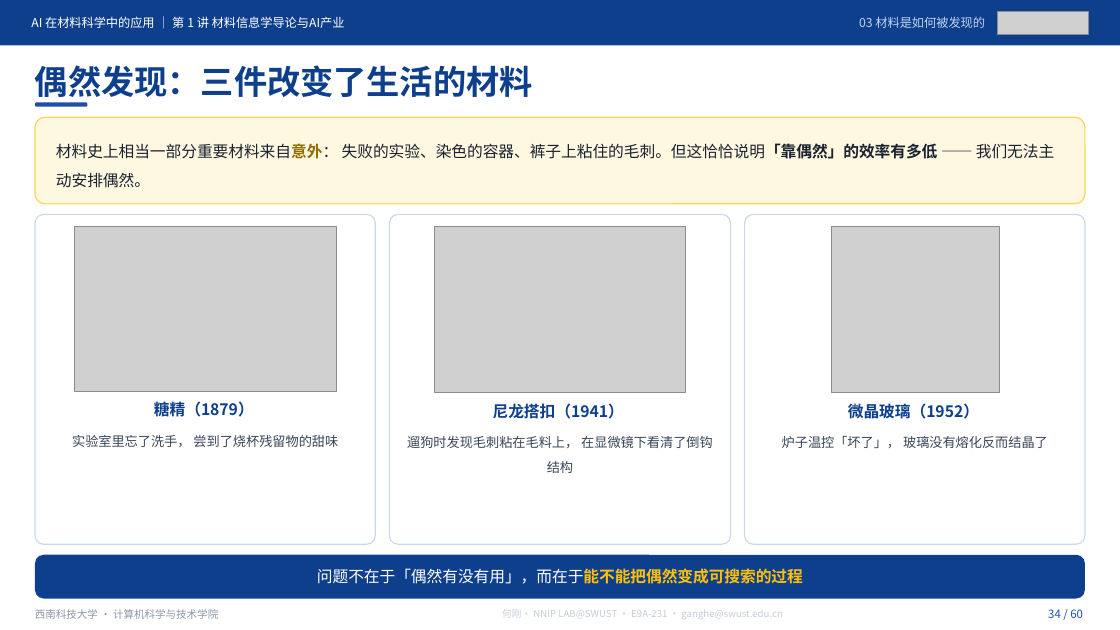
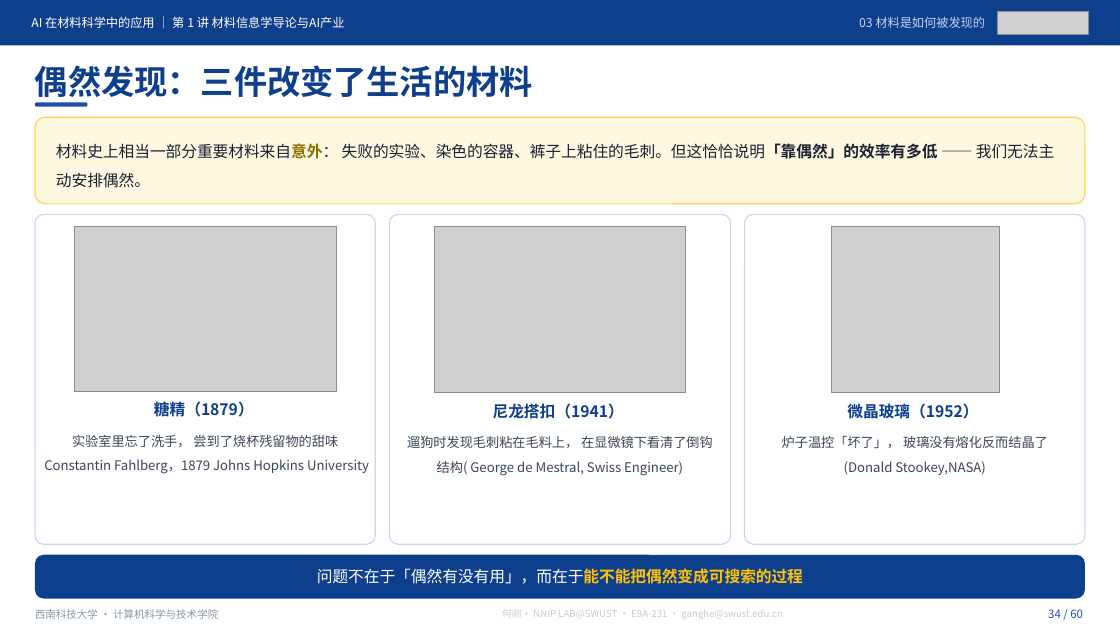
Before and after one commit to cosfrist/Applications-of-Artificial-Intelligence-in-Materials-Science-SWUST, a slide deck: slide 34 of lectures/01-材料信息学导论与AI产业/AI在材料科学中的应用-第1讲 材料信息学导论与AI产业-V5.pptx. Drawn at 1120x630 pixels with LibreOffice and Linux fonts; fonts in the diff are those of the drawing; grey boxes stand for pictures. Boxes give left, top, right and bottom in pixels: in the first picture for what was removed or moved away, otherwise in the second. Text is boxed around its words. In the diff, an @@ line names an element or a change of style, - is before the commit and + after.

Commit message:
第1讲：按 2026-11-05 手动修订版课件更新配套文件
课件
- 4 497 468 → 6 132 823 B（SHA 436d586b…），页数仍 60，备注 60/60 未变
- 配图改动：P16 新增 1 张（化学空白区，1696×918）、P17 换 1 张、P18 换 2 张、P22 换 1 张、P46 由 1 张增至 4 张
- 图片对象 88 → 92，唯一媒体 27 → 31
- 文字改动：P53 第五部分分区名「课程地图与学术诚信」→「课程结构与 AI 使用规范」；P54 页标题「16 讲课程地图」→「16 讲课程」

配套文件
- source_index-V5.md：第 2 节图片元数据按新课件重建（37 行，part / SHA256 前 12 位 / 像素 / 显示尺寸 / srcRect），
  生成规则经旧课件自检——用同一脚本复现旧表 33/33 行完全一致后再套用新课件
- 讲义-第1讲…V5.md：同步 P53 分区名与 P54 页标题 3 处；逐页讲解正文与备注未变
- SHA256-清单-V5.md：课件 / 讲义 / 来源索引三行更新，仓库内复算 13/13 一致
- README：版本改为 2026-11-05，补两版修订对照表（含逐页改动与图片统计）

未改动：授课路线-V5.md、课堂记录表-V5.md、code/（本轮无对应改动）

```diff
--- a/lectures/01-材料信息学导论与AI产业/AI在材料科学中的应用-第1讲 材料信息学导论与AI产业-V5.pptx
+++ b/lectures/01-材料信息学导论与AI产业/AI在材料科学中的应用-第1讲 材料信息学导论与AI产业-V5.pptx
@@ text at bbox=[44, 435, 369, 474]: text changed @@
-实验室里忘了洗手， 尝到了烧杯残留物的甜味
+实验室里忘了洗手， 尝到了烧杯残留物的甜味
+Constantin Fahlberg，1879 Johns Hopkins University
@@ text at bbox=[407, 436, 713, 476]: text changed @@
-遛狗时发现毛刺粘在毛料上， 在显微镜下看清了倒钩结构
+遛狗时发现毛刺粘在毛料上， 在显微镜下看清了倒钩结构( George de Mestral, Swiss Engineer)
@@ text at bbox=[782, 436, 1048, 475]: text changed @@
-炉子温控「坏了」， 玻璃没有熔化反而结晶了
+炉子温控「坏了」， 玻璃没有熔化反而结晶了
+(Donald Stookey,NASA)
```
Also in this commit, not shown: 11 other slides changed, 5 other files.
